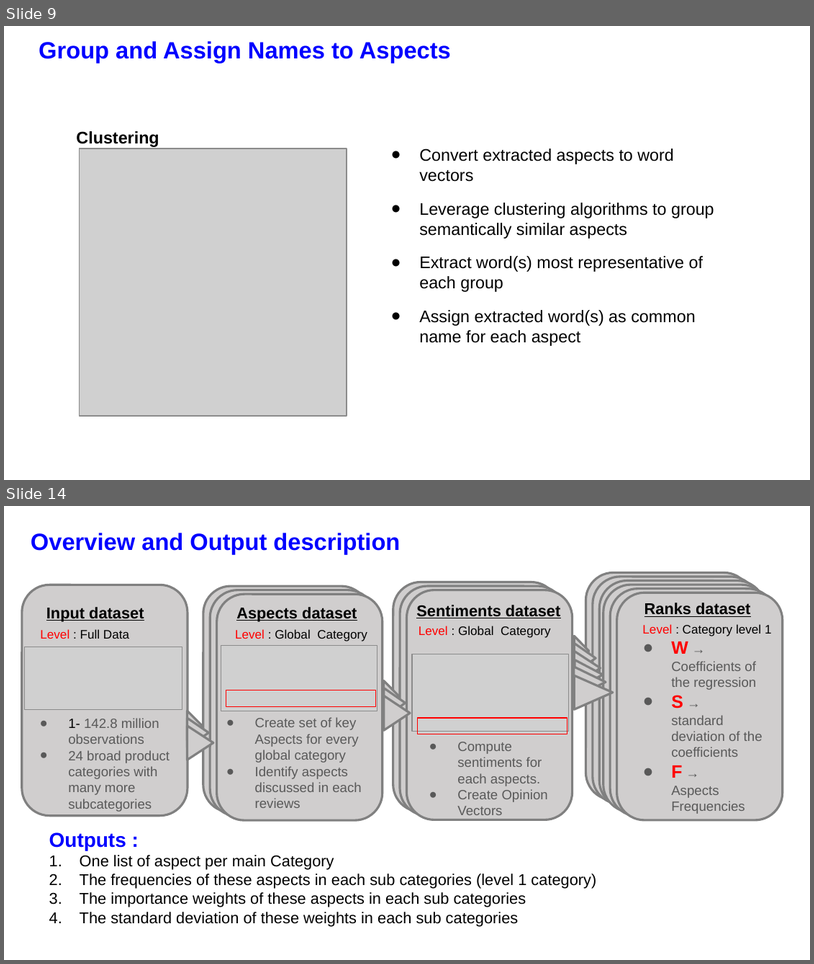
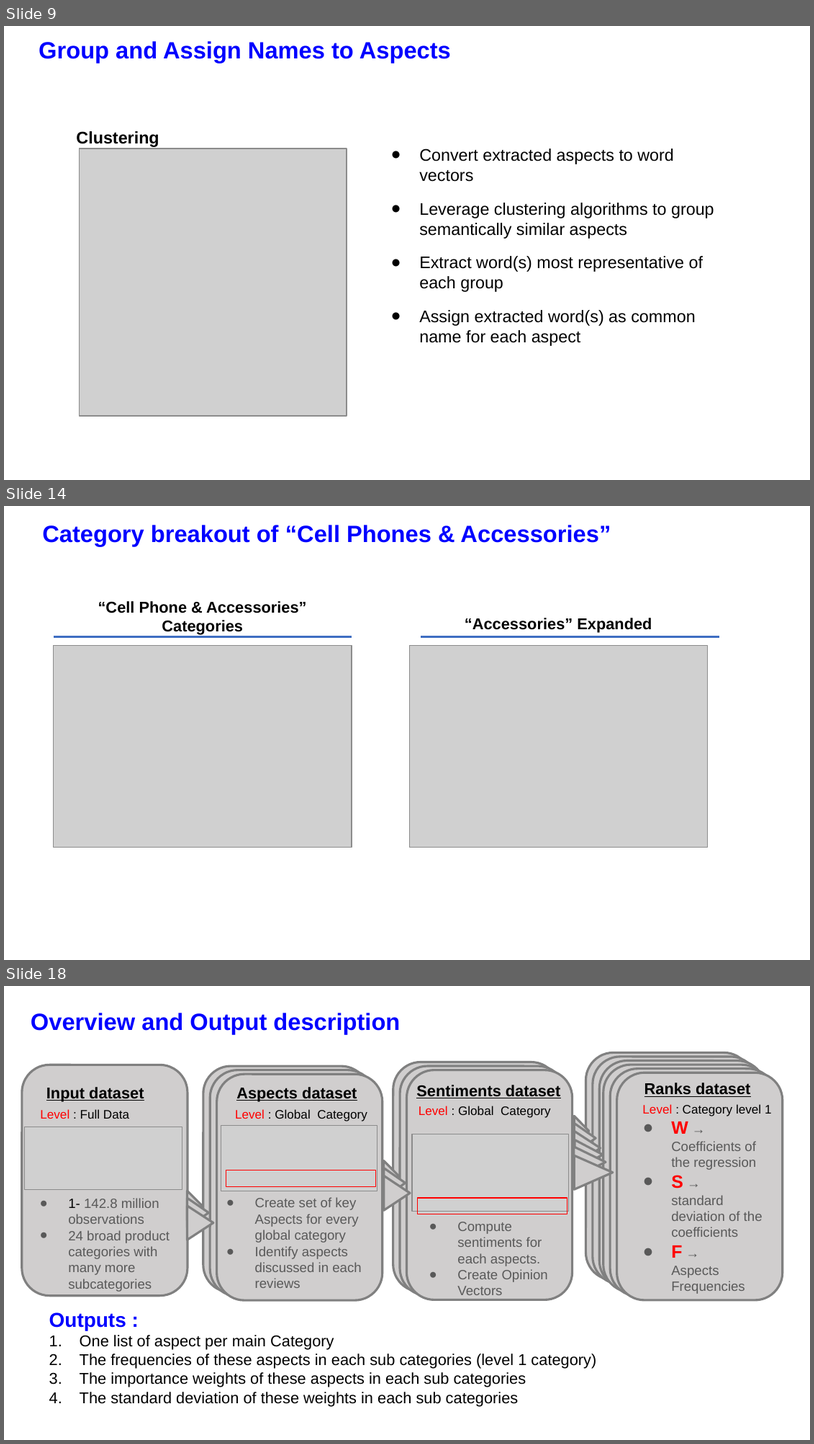
Before and after one commit to CedricJ08/aspect-analysis, a slide deck: Report/Final Presentation Slides.pptx. Shown one above the other, each under a label of ours: slides 9 and 14 before the commit, slides 9, 14 and 18 after it; the slides between them are not shown. The pictures are 814x964 and 814x1444 pixels, drawn with LibreOffice and Linux fonts; fonts in the diff are those of the drawing; grey boxes stand for pictures; background and template pictures are left out. Boxes give left, top, right and bottom in pixels: in the first picture for what was removed or moved away, otherwise in the second. Text is boxed around its words. In the diff, an @@ line names an element or a change of style, - is before the commit and + after.

```diff
--- a/Report/Final Presentation Slides.pptx
+++ b/Report/Final Presentation Slides.pptx
@@ slide 14 added at (4,506,810,960), background picture (left out) @@
@@ text added at (42,525,611,546), 21 pt, text #0000FF, bold @@
+Category breakout of “Cell Phones & Accessories”
@@ text added at (98,601,306,635), 14 pt, text #000000, bold @@
+“Cell Phone & Accessories” Categories
@@ text added at (465,618,652,632), 14 pt, text #000000, bold @@
+“Accessories” Expanded
@@ picture added at (53,646,352,847) @@
@@ line added from (53, 636) to (352, 636), #3F6FC3 1.5 pt @@
@@ picture added at (409,646,708,847) @@
@@ line added from (421, 636) to (719, 636), #3F6FC3 1.5 pt @@
@@ what was slide 14 is now slide 18 @@
```
Also in this commit, not shown: 4 slides changed, 3 other slides added, 2 slides removed, 2 other files.
